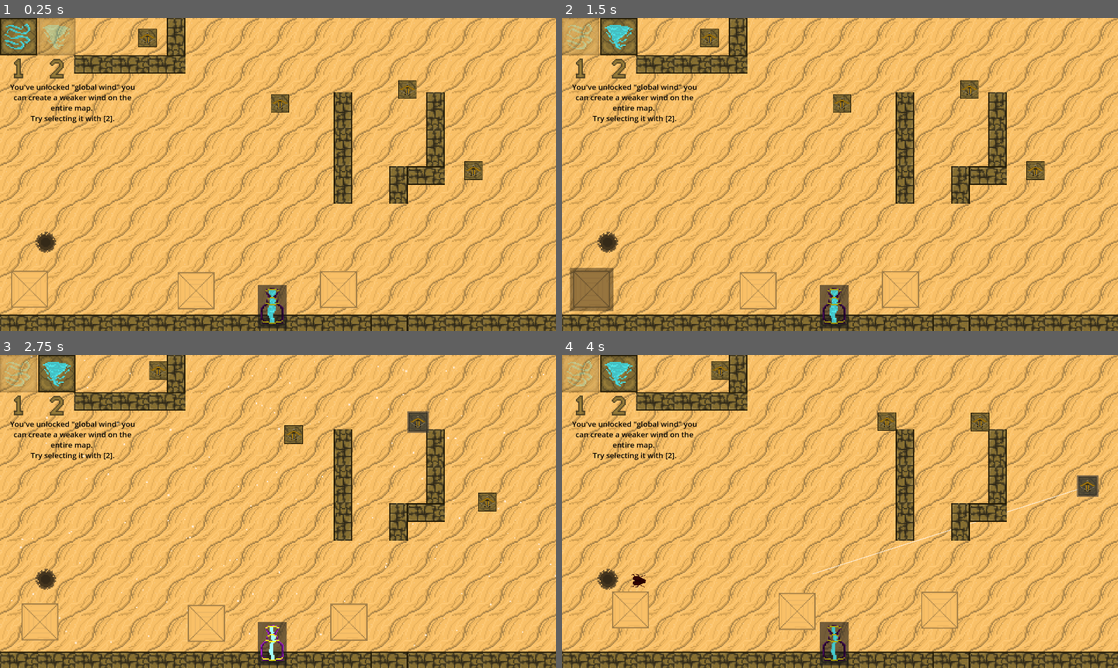
Above: before the commit, frames 1-4 (two rows, left to right).
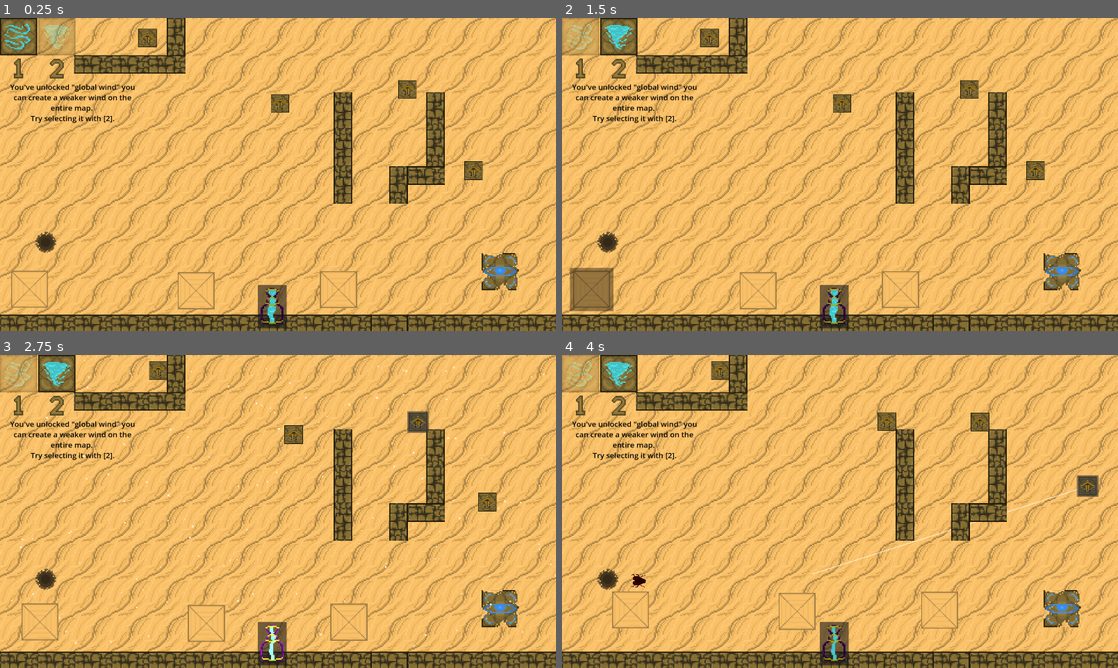
Above: after the commit, the same moments.

Repository: Kaczs/school-jam
Game: Godot game, scene res://Scenes/Levels/level3.tscn
Two runs of this game, one before a commit and one after it. Both use one fixed random seed, a clock stepped at 60 frames per second and the inputs below. This scene is started directly instead of the project's main scene.
Inputs (mouse positions are in pixels of both pictures, inside the frame that each line leads up to):
- Up to frame 1 (0.25 s): no input
- Up to frame 2 (1.5 s): click (589, 290) at 0.52 s; tap Enter at 1.25 s; move the mouse to (962, 158) at 1.27 s; tap 2 (global_wind) at 1.35 s; click (962, 158) at 1.42 s
- Up to frame 3 (2.75 s): tap Space at 2 s; drag from (166, 527) to (405, 426) at 2.02 s
- Up to frame 4 (4 s): move the mouse to (895, 442) at 2.77 s; press the mouse at (895, 442) at 2.78 s; release the mouse at (895, 442) at 3.5 s; drag from (812, 574) to (1079, 489) at 3.52 s

The runs differ from the first frame. In frame 1, 0.7% of the frame differs, in the area x 86-94%, y 75-88%; in frame 2, 0.7%; in frame 3, 0.7%; in frame 4, 0.7%.

Commit message:
finished game

Diff:
--- a/Scenes/Levels/level3.tscn
+++ b/Scenes/Levels/level3.tscn
@@ -70,6 +70,7 @@
 spawners = [NodePath("EnemySpawner")]
 
 [node name="GroundLayer" type="TileMapLayer" parent="." unique_id=1395427363]
+z_index = -1
 tile_map_data = PackedByteArray("AAAAAAAAAAAAAAAAAAAAAAEAAAAAAAAAAAAAAAIAAAAAAAAAAAAAAAMAAAAAAAAAAAAAAAQAAAAAAAAAAAAAAA …(2640 unchanged characters)…
 tile_set = ExtResource("2_du1gc")
 metadata/_edit_lock_ = true
--- a/Scenes/goal.tscn
+++ b/Scenes/goal.tscn
@@ -70,7 +70,7 @@
 [sub_resource type="RectangleShape2D" id="RectangleShape2D_paeek"]
 size = Vector2(100, 100)
 
-[node name="Goal" type="Node2D" unique_id=967983182 groups=["Goal"]]
+[node name="Goal" type="Node2D" unique_id=967983182 groups=["Goal", "goal"]]
 z_index = -1
 script = ExtResource("1_s0pnd")
 
--- a/Scenes/movable_box.tscn
+++ b/Scenes/movable_box.tscn
@@ -10,6 +10,7 @@
 z_index = 1
 mass = 4.0
 lock_rotation = true
+contact_monitor = true
 linear_damp = 1.0
 
 [node name="CollisionShape2D" type="CollisionShape2D" parent="." unique_id=281265203]
@@ -27,3 +28,4 @@
 
 [node name="WindComponent" parent="." unique_id=1070236565 instance=ExtResource("2_t3sbr")]
 scale = Vector2(2, 2)
+toggled = null
--- a/Scripts/Towers/ballista_tower.gd
+++ b/Scripts/Towers/ballista_tower.gd
@@ -16,10 +16,8 @@
 			cooldown_timer.start()
 			if needs_lineofsight:
 				if check_line_of_sight():
-					print("Shooting")
 					spawn_projectile()
 			else:
-				print("Shooting")
 				spawn_projectile()
 
 
--- a/Scripts/enemy_spawner.gd
+++ b/Scripts/enemy_spawner.gd
@@ -45,4 +45,3 @@
 
 func remove_from_list(enemy):
 	enemy_list.erase(enemy)
-	print(enemy_list)
--- a/Scripts/wind_component.gd
+++ b/Scripts/wind_component.gd
@@ -16,16 +16,28 @@
 ## This will be used in game to lock towers and obstacles in place,
 ## and prevent wind from affecting them.
 func toggle():
+	# Freeze any momentum the object has, allows for cool slide cancel stuff
+	parent_body.linear_velocity = Vector2(0,0)
+	# Check if overlapping the goal
+	if toggled and _is_overlapping_goal():
+		SoundManager.play_global(SoundFiles.no_charge, self)
+		return
 	SoundManager.play_global(SoundFiles.lock, self)
 	toggled = not toggled
 	if toggled == false:
+		print("Locking")
 		remove_from_group("affected by wind")
 		parent_body.freeze = true
 	if toggled == true:
 		add_to_group("affected by wind")
 		parent_body.freeze = false
 
+func _is_overlapping_goal() -> bool:
+	var goal = get_tree().get_first_node_in_group("Goal")
+	if goal:
+		return parent_body.global_position.distance_to(goal.global_position) < 50.0
+	return false
+
+
 func _on_button_pressed() -> void:
-	# Freeze any momentum the object has, allows for cool slide cancel stuff
-	parent_body.linear_velocity = Vector2(0,0)
 	toggle()
--- a/project.godot
+++ b/project.godot
@@ -39,6 +39,7 @@
 [global_group]
 
 "affected by wind"=""
+goal=""
 
 [input]
 
Not shown, changed: export_presets.cfg
